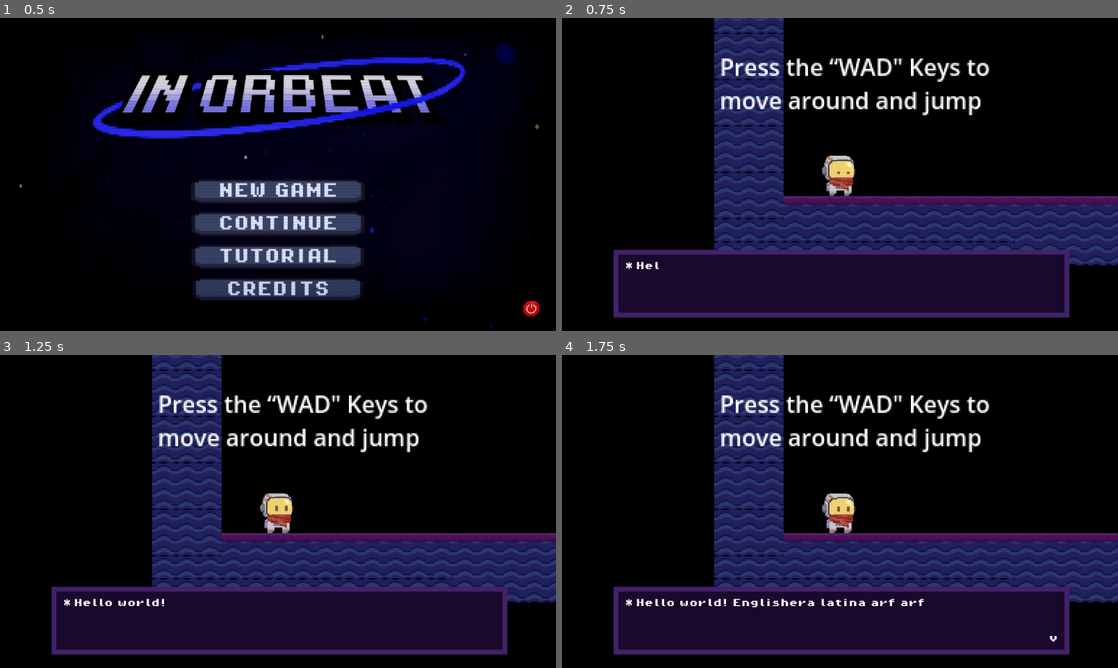
Above: before the commit, frames 1-4 (two rows, left to right).
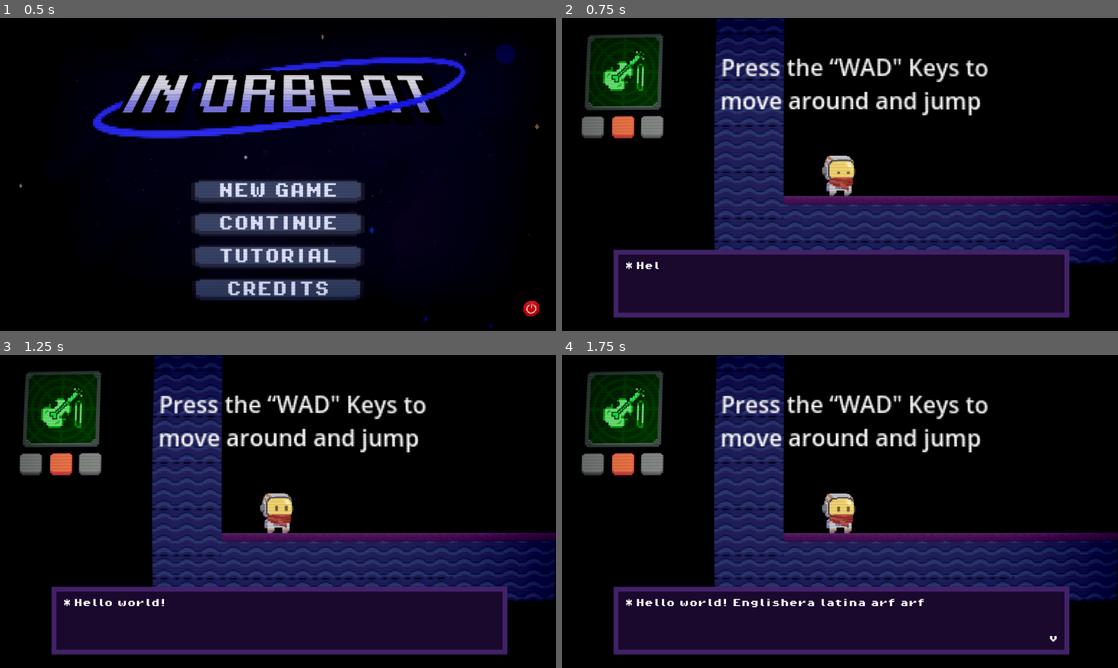
Above: after the commit, the same moments.

Repository: Washington99/musicplatformer
Game: Godot game, scene res://Scenes/main_menu.tscn
The game is run twice, just before and just after one commit, with the same random seed, the same clock (stepped at 60 frames per second) and the same inputs. Sound files missing from this copy of the repository are replaced by a short silence.
Inputs (mouse positions are in pixels of both pictures, inside the frame that each line leads up to):
- Up to frame 1 (0.5 s): no input
- Up to frame 2 (0.75 s): click "TUTORIAL" at 0.5 s
- Up to frame 3 (1.25 s): no input
- Up to frame 4 (1.75 s): click (684, 630) at 1.25 s, where only the run after the commit has a clickable "Do"

Frame 1 is identical in both runs. In frame 2, 8.3% of the frame differs, in the area x 3-100%, y 0-80%; in frame 3, 8.3%; in frame 4, 8.3%.
Error after the commit: Invalid assignment of property or key 'current' with value of type 'bool' on a base object of type 'Camera2D (onscreen_keyboard.gd)'. (res://Scenes/level_tutor…

Commit message:
Renamed MessageBox and added script for level_tutorial

Diff:
--- a/Scenes/level_tutorial.gd
+++ b/Scenes/level_tutorial.gd
@@ -1,10 +1,19 @@
 extends Node2D
 
+@onready var keyboard: Camera2D = $player/OnscreenKeyboard
 
 # Called when the node enters the scene tree for the first time.
 func _ready() -> void:
-	pass # Replace with function body.
+	disable_keyboard()
 
+
+func disable_keyboard():
+	if keyboard:
+		keyboard.current = false
+
+func enable_keyboard():
+	if keyboard:
+		keyboard.current = true
 
 # Called every frame. 'delta' is the elapsed time since the previous frame.
 func _process(delta: float) -> void:
--- a/Scenes/level_tutorial.tscn
+++ b/Scenes/level_tutorial.tscn
@@ -1,6 +1,7 @@
-[gd_scene load_steps=38 format=4 uid="uid://dy3val2ccl2qf"]
+[gd_scene load_steps=39 format=4 uid="uid://dy3val2ccl2qf"]
 
 [ext_resource type="TileSet" uid="uid://bl2o7yp2wf0hx" path="res://Assets/tilemap.tres" id="1_37mvc"]
+[ext_resource type="Script" path="res://Scenes/level_tutorial.gd" id="1_a6ka2"]
 [ext_resource type="Texture2D" uid="uid://duh7s68g8dijn" path="res://Assets/Background-2.png" id="2_5lbd2"]
 [ext_resource type="Script" path="res://Scripts/background.gd" id="3_y04tm"]
 [ext_resource type="Texture2D" uid="uid://cu3j8in2e6bqa" path="res://Assets/Background-1.png" id="4_s6olx"]
@@ -152,6 +153,7 @@
 center_offset = Vector3(576, 324, 0)
 
 [node name="level_tutorial" type="Node2D"]
+script = ExtResource("1_a6ka2")
 
 [node name="TileMap" type="Node2D" parent="."]
 
@@ -226,14 +228,12 @@
 allowed_instruments = Array[String](["violin"])
 allowed_notes = Array[String](["1", "3", "5", "6"])
 
-[node name="Message Box" parent="player" instance=ExtResource("8_ekvtt")]
+[node name="MessageBox" parent="player" instance=ExtResource("8_ekvtt")]
 
 [node name="OnscreenKeyboard" parent="player" instance=ExtResource("7_gjfwi")]
-visible = false
 level = 3
 
 [node name="CanvasLayer" type="CanvasLayer" parent="player/OnscreenKeyboard"]
-visible = false
 
 [node name="MeshInstance2D" type="MeshInstance2D" parent="player/OnscreenKeyboard/CanvasLayer"]
 material = SubResource("ShaderMaterial_xp43w")
--- a/message_box.tscn
+++ b/message_box.tscn
@@ -11,7 +11,7 @@
 border_width_bottom = 10
 border_color = Color(0.260194, 0.127988, 0.412367, 1)
 
-[node name="Message Box" type="CanvasLayer"]
+[node name="MessageBox" type="CanvasLayer"]
 script = ExtResource("1_1ah4c")
 
 [node name="TextboxContainer" type="MarginContainer" parent="."]
